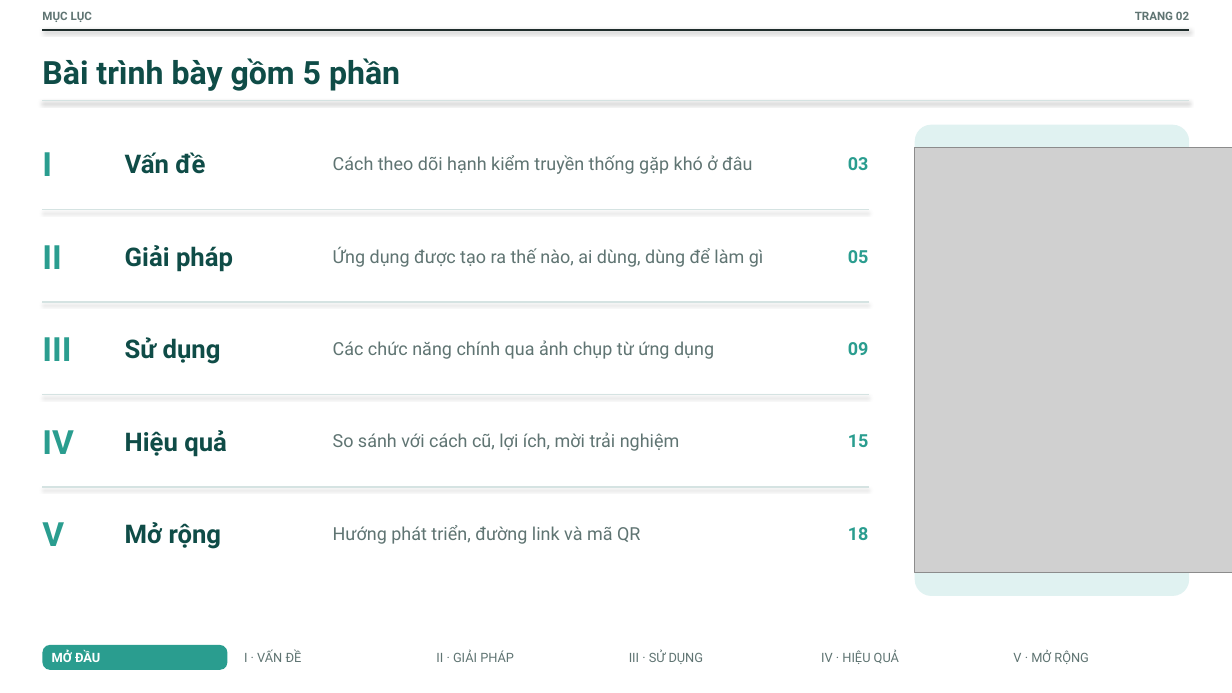
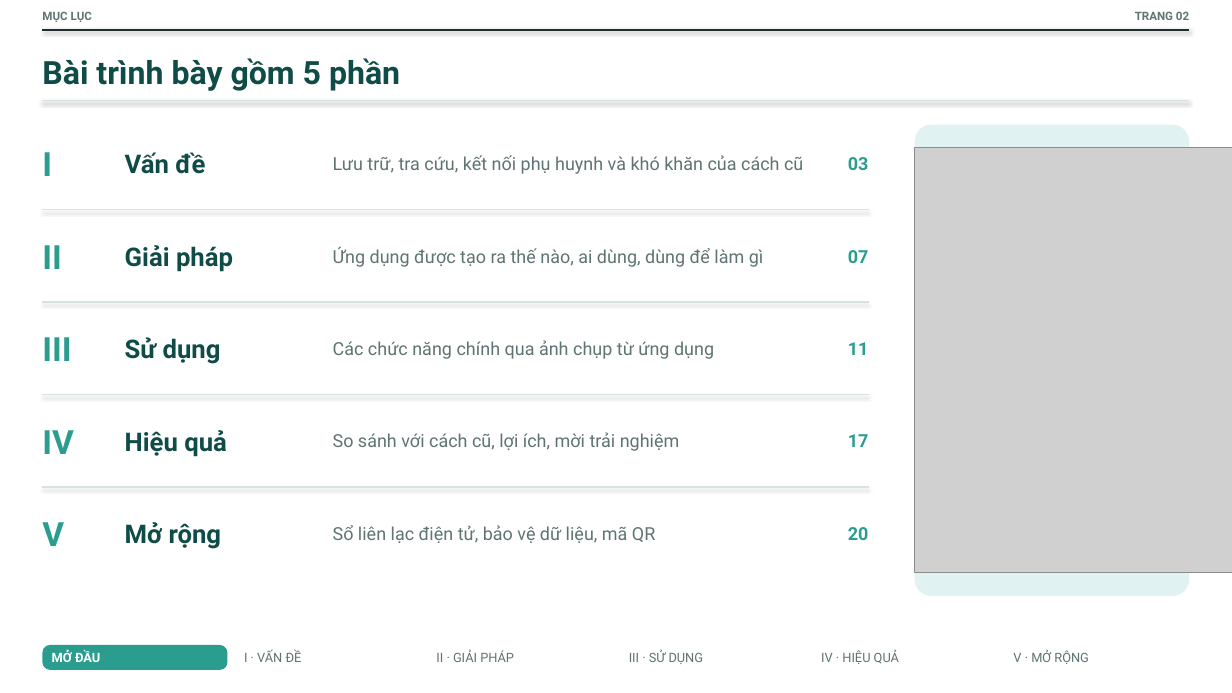
Before and after one commit to THPTYenHoa/Theo-doi-hanh-kiem-11D3-nam-hoc-2026-2027, a slide deck: slide 2 of docs/20261009_BaiDuThi_So_hanh_kiem_11D3.pptx. Drawn at 1232x693 pixels with LibreOffice and Linux fonts; fonts in the diff are those of the drawing; grey boxes stand for pictures. Boxes give left, top, right and bottom in pixels: in the first picture for what was removed or moved away, otherwise in the second. Text is boxed around its words. In the diff, an @@ line names an element or a change of style, - is before the commit and + after.

```diff
--- a/docs/20261009_BaiDuThi_So_hanh_kiem_11D3.pptx
+++ b/docs/20261009_BaiDuThi_So_hanh_kiem_11D3.pptx
@@ text at box(333, 155, 803, 174): text changed @@
-Cách theo dõi hạnh kiểm truyền thống gặp khó ở đâu
+Lưu trữ, tra cứu, kết nối phụ huynh và khó khăn của cách cũ
@@ text at box(848, 250, 869, 263): text changed @@
-05
+07
@@ text at box(848, 342, 869, 355): text changed @@
-09
+11
@@ text at box(848, 434, 869, 447): text changed @@
-15
+17
@@ text at box(333, 525, 655, 543): text changed @@
-Hướng phát triển, đường link và mã QR
+Sổ liên lạc điện tử, bảo vệ dữ liệu, mã QR
@@ text at box(848, 527, 869, 540): text changed @@
-18
+20
```
Also in this commit, not shown: 17 other slides changed, 4 slides added.
